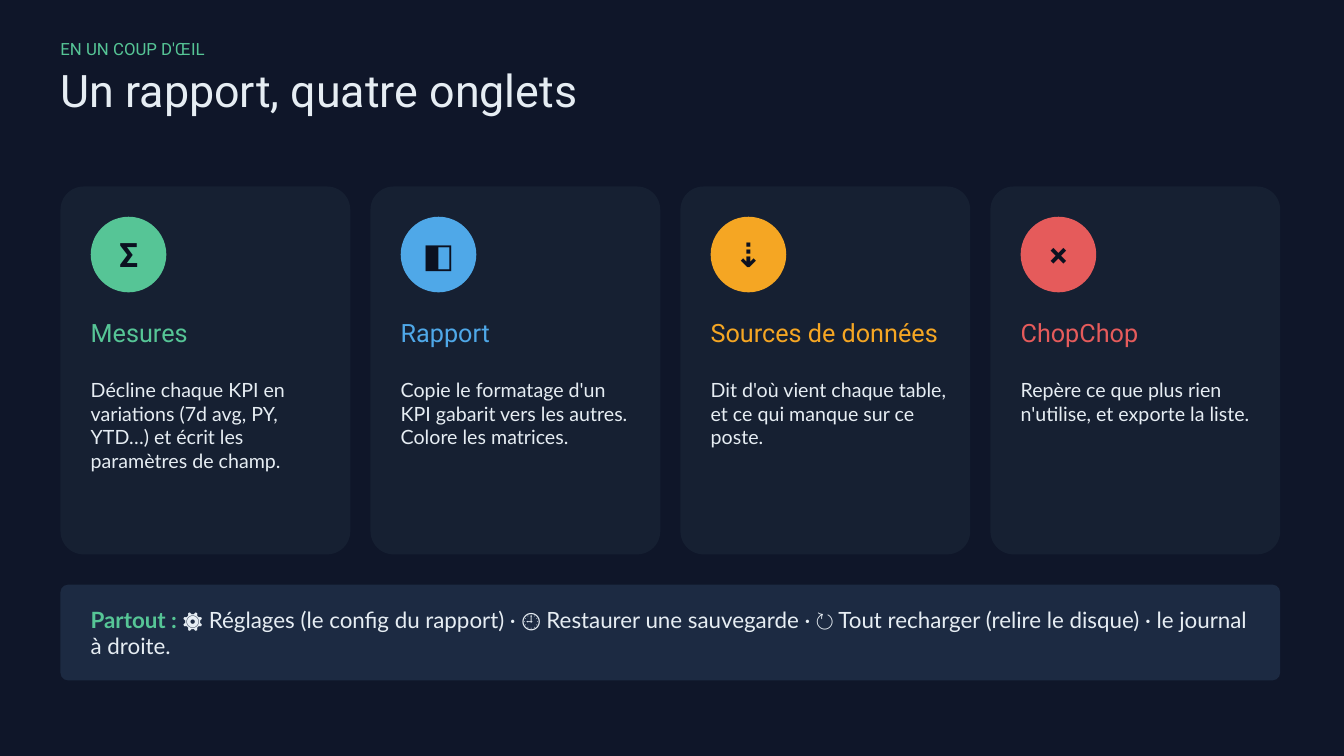
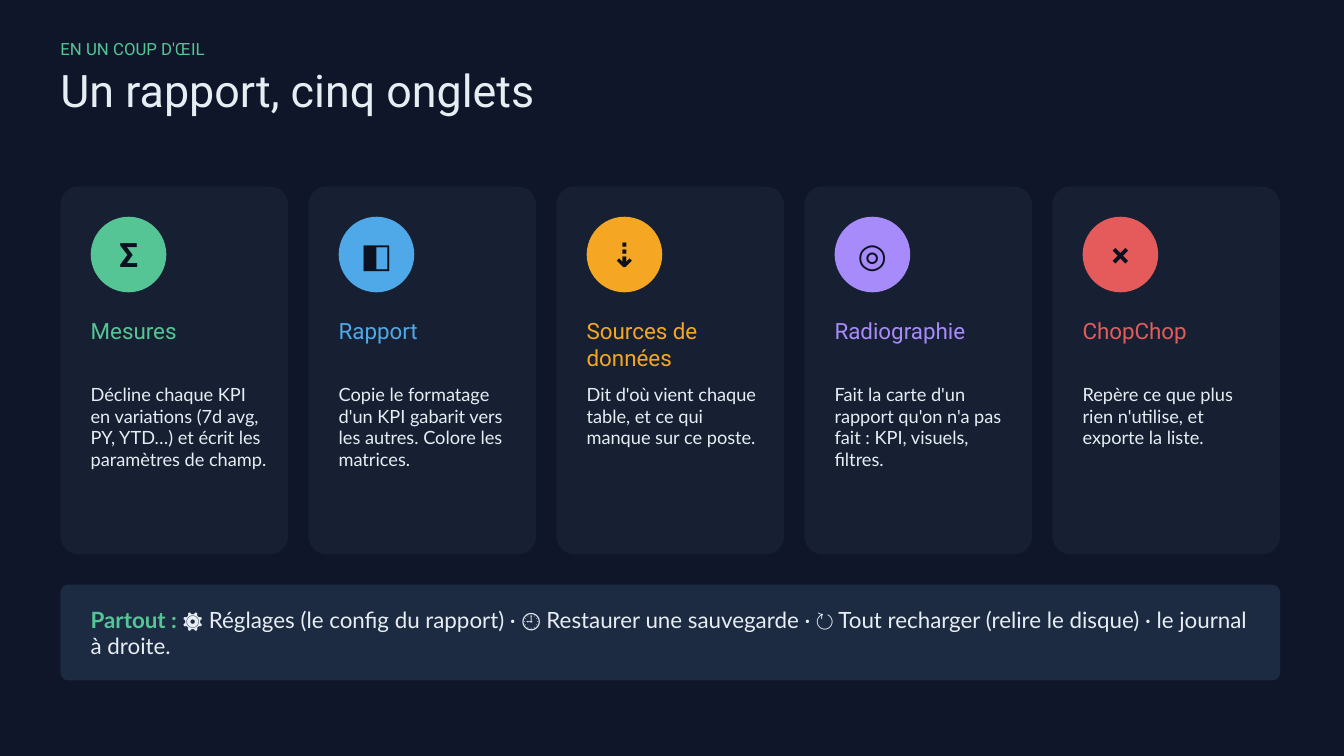
Before and after one commit to Madein1987/PBIdouille, a slide deck: slide 2 of docs/PBIdouille - Guide de demarrage rapide.pptx. Drawn at 1344x756 pixels with LibreOffice and Linux fonts; fonts in the diff are those of the drawing. Boxes give left, top, right and bottom in pixels: in the first picture for what was removed or moved away, otherwise in the second. Text is boxed around its words. In the diff, an @@ line names an element or a change of style, - is before the commit and + after.

```diff
--- a/docs/PBIdouille - Guide de demarrage rapide.pptx
+++ b/docs/PBIdouille - Guide de demarrage rapide.pptx
@@ text at (60,73,534,117): text changed @@
-Un rapport, quatre onglets
+Un rapport, cinq onglets
@@ rounded rectangle: place and size @@
-rounded rectangle at (60,187,351,555)
+rounded rectangle at (60,187,288,555)
@@ rounded rectangle: place and size @@
-rounded rectangle at (370,187,660,555)
+rounded rectangle at (309,187,536,555)
@@ rounded rectangle added at (557,187,784,555), fill #162032 @@
@@ rounded rectangle: place and size @@
-rounded rectangle at (681,187,971,555)
+rounded rectangle at (805,187,1032,555)
@@ rounded rectangle: place and size @@
-rounded rectangle at (990,187,1280,555)
+rounded rectangle at (1053,187,1280,555)
@@ ellipse: place and size @@
-ellipse at (401,217,477,292)
+ellipse at (339,217,414,292)
@@ text "◧": place and size @@
-text "◧" at (401,217,477,292)
+text "◧" at (339,217,414,292)
@@ ellipse: place and size @@
-ellipse at (711,217,786,292)
+ellipse at (587,217,662,292)
@@ text "⇣": place and size @@
-text "⇣" at (711,217,786,292)
+text "⇣" at (587,217,662,292)
@@ ellipse added at (835,217,910,292), fill #A78BFA @@
@@ text added at (835,217,910,292), 24 pt, text #0B1120, bold @@
+◎
@@ ellipse: place and size @@
-ellipse at (1020,217,1096,292)
+ellipse at (1083,217,1158,292)
@@ text "×": place and size @@
-text "×" at (1020,217,1096,292)
+text "×" at (1083,217,1158,292)
@@ text "Rapport": place and size @@
-text "Rapport" at (401,324,490,347)
+text "Rapport" at (339,323,418,344)
@@ size 18 to 16 pt in 4 elements at (91,323,177,339), (1083,322,1187,344), (339,323,418,344), (587,322,697,367) @@
@@ text "Sources de données": place and size @@
-text "Sources de données" at (711,323,938,343)
+text "Sources de données" at (587,322,697,367)
@@ text added at (835,322,966,344), 16 pt, text #A78BFA @@
+Radiographie
@@ text "ChopChop": place and size @@
-text "ChopChop" at (1021,323,1139,347)
+text "ChopChop" at (1083,322,1187,344)
@@ text "Copie le formatage d'un KPI ...": place and size @@
-text "Copie le formatage d'un KPI ..." at (401,382,627,444)
+text "Copie le formatage d'un KPI ..." at (339,387,503,466)
@@ size 14 to 13 pt in 4 elements at (91,387,266,469), (1083,387,1232,447), (339,387,503,466), (587,387,756,447) @@
@@ text "Dit d'où vient chaque table, ...": place and size @@
-text "Dit d'où vient chaque table, ..." at (711,382,946,448)
+text "Dit d'où vient chaque table, ..." at (587,387,756,447)
@@ text added at (835,387,1001,466), 13 pt, text #E6EDF3 @@
+Fait la carte d'un rapport qu'on n'a pas fait : KPI, visuels, filtres.
@@ text "Repère ce que plus rien ...": place and size @@
-text "Repère ce que plus rien ..." at (1021,382,1250,425)
+text "Repère ce que plus rien ..." at (1083,387,1232,447)
```
Also in this commit, not shown: 18 other files.
